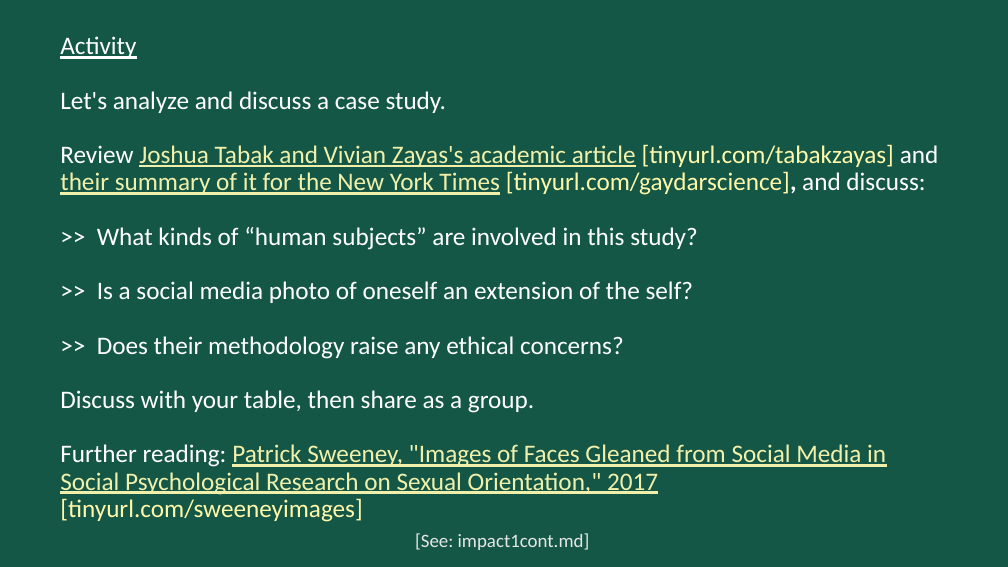
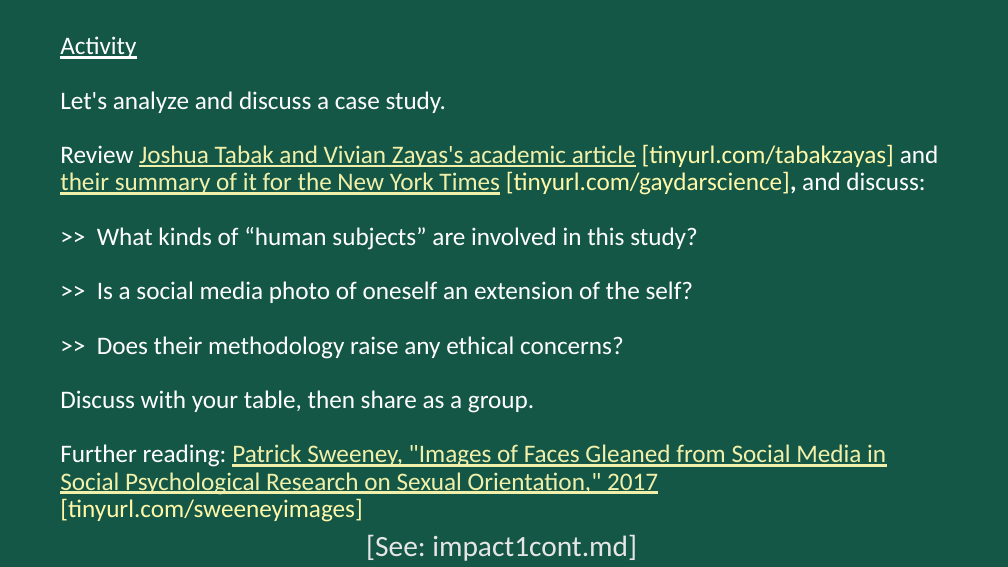
Before and after one commit to dhsouthbend/ethics, a slide deck: slide 23 of slides.pptx. Drawn at 1008x567 pixels with LibreOffice and Linux fonts; fonts in the diff are those of the drawing. Boxes give left, top, right and bottom in pixels: in the first picture for what was removed or moved away, otherwise in the second. Text is boxed around its words. In the diff, an @@ line names an element or a change of style, - is before the commit and + after.

Commit message:
changed .md references and other fonts' size and color for better visibility in slides

```diff
--- a/slides.pptx
+++ b/slides.pptx
@@ text "[See: impact1cont.md]": place and size @@
-text "[See: impact1cont.md]" at box(415, 533, 590, 550)
+text "[See: impact1cont.md]" at box(366, 534, 637, 561)
@@ text "[See: impact1cont.md]" at box(366, 534, 637, 561): size 18 to 28 pt @@
```
Also in this commit, not shown: 51 other slides changed, 1 other file.
